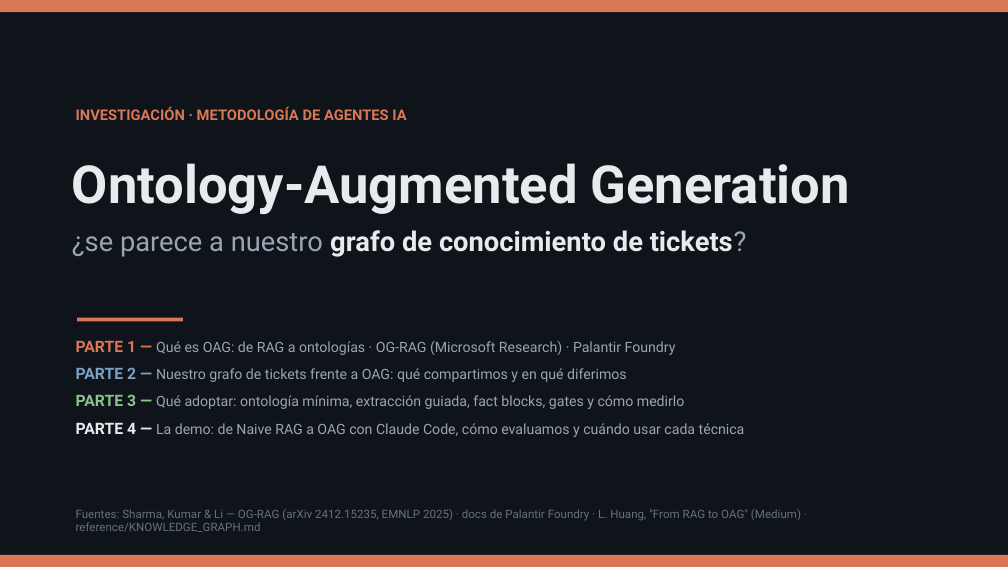
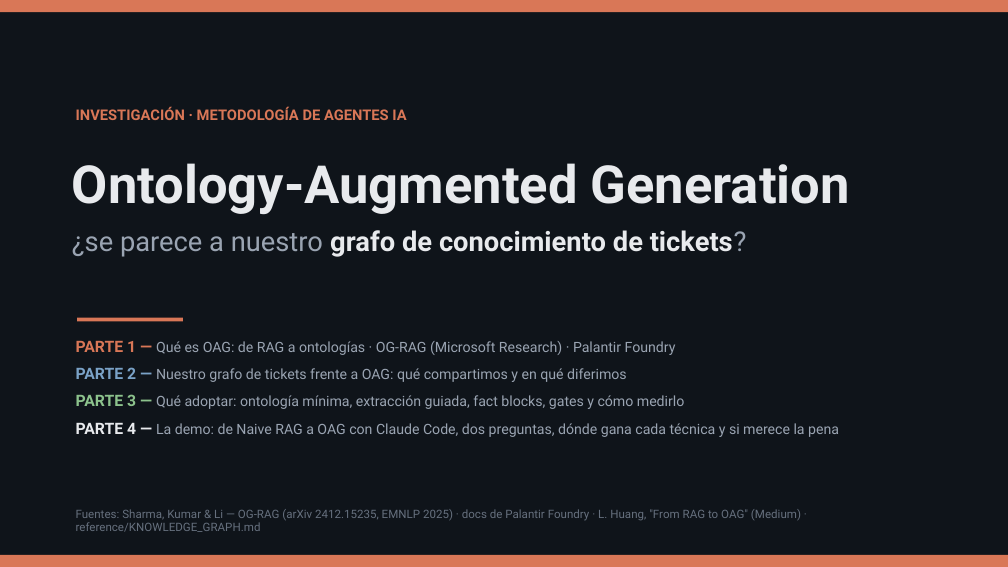
Before and after one commit to olonok69/oag_vs_kg_ml_engineer, a slide deck: slide 1 of presentacion/OAG_vs_KG_Presentacion.pptx. Drawn at 1008x567 pixels with LibreOffice and Linux fonts; fonts in the diff are those of the drawing. Boxes give left, top, right and bottom in pixels: in the first picture for what was removed or moved away, otherwise in the second. Text is boxed around its words. In the diff, an @@ line names an element or a change of style, - is before the commit and + after.

Commit message:
Demo: two scenarios, OAG schema v2 and where each technique wins
- Two questions: rules about a modelled component (OAG) and exploring an
  area the ontology does not model (GraphRAG). Scripts, skills and
  compare take --q <id>; runs and facts are stored per question.
- OAG schema v2: must_not_break_same_component constraint and a calls
  relation between components; --schema 1 reproduces v1.
- GraphRAG output groups results into named communities (themes).
- compare.py adds F1 and runs GraphRAG at 1 and 2 hops, OAG v1 and v2.
- Guides ES/EN, scenarios diagram and deck (31 slides): results per
  question, v1 to v2, where each technique wins and whether it is worth it.

```diff
--- a/presentacion/OAG_vs_KG_Presentacion.pptx
+++ b/presentacion/OAG_vs_KG_Presentacion.pptx
@@ text at box(76, 423, 839, 437): text changed @@
-PARTE 4 — La demo: de Naive RAG a OAG con Claude Code, cómo evaluamos y cuándo usar cada técnica
+PARTE 4 — La demo: de Naive RAG a OAG con Claude Code, dos preguntas, dónde gana cada técnica y si merece la pena
```
Also in this commit, not shown: 3 other slides changed, 6 slides added, 1 slide removed, 29 other files.
